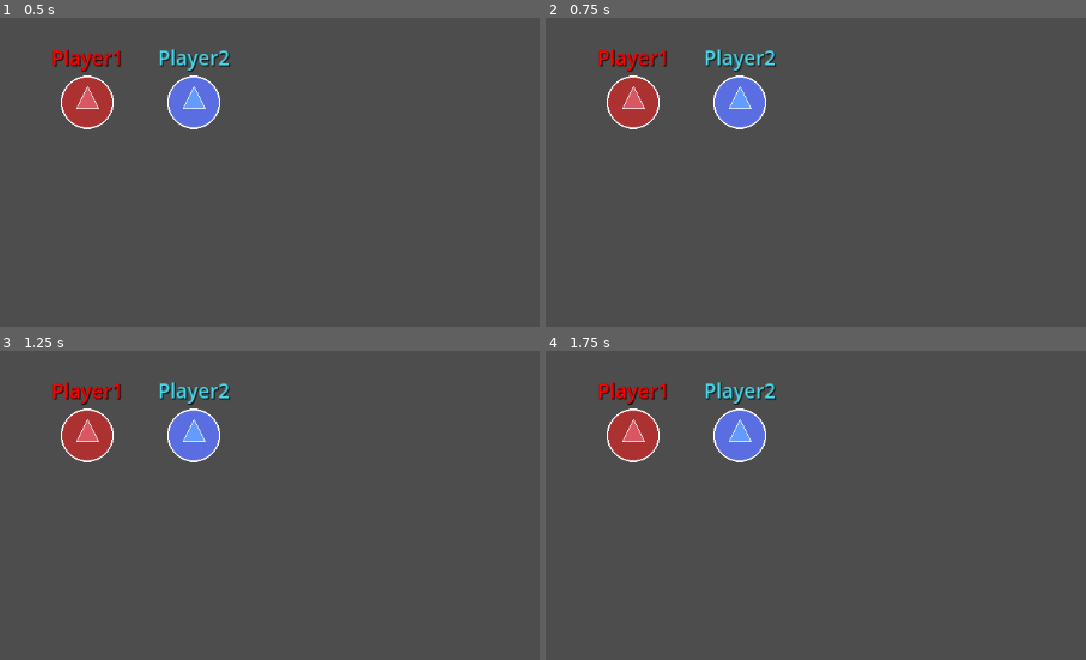
Above: before the commit, frames 1-4 (two rows, left to right).
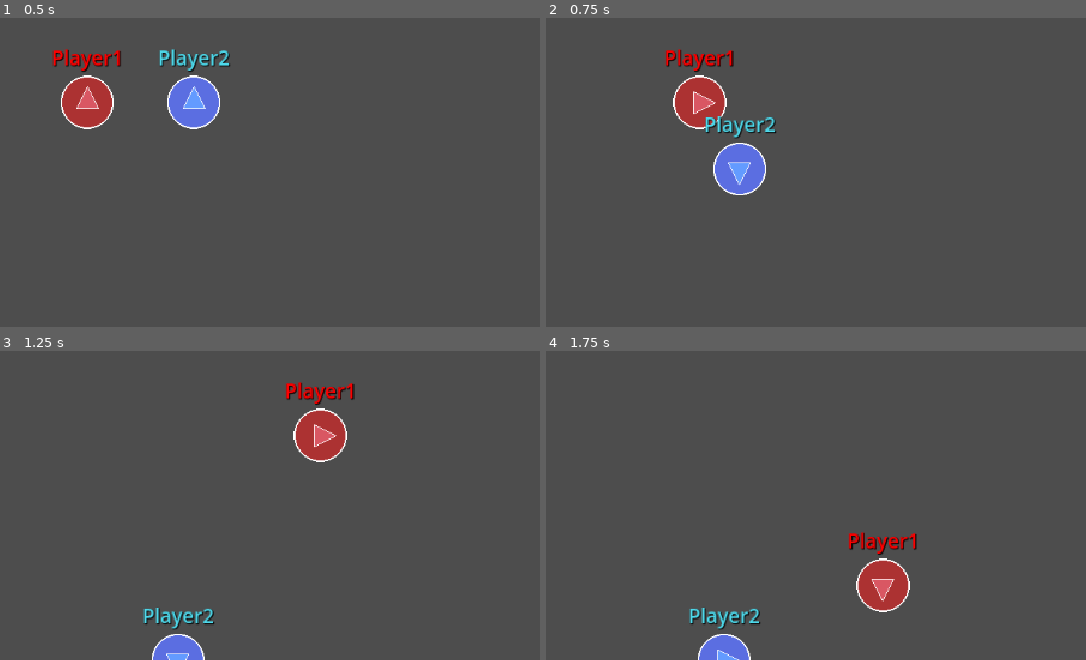
Above: after the commit, the same moments.

Repository: S2009-dev/animated-couscous
Game: Godot game, scene res://objects/scenes/players.tscn
Same seed, same stepped clock (60 frames per second), same inputs: the game is played once before the commit and once after it. The project has no main scene, so this scene is started directly.
Inputs:
- Up to frame 1 (0.5 s): no input
- Up to frame 2 (0.75 s): tap Enter at 0.5 s; hold D (player1_right) from 0.53 s (still down); hold Down (player2_down) from 0.53 s (still down)
- Up to frame 3 (1.25 s): keep holding D (player1_right); keep holding Down (player2_down); tap Left (player2_left) at 0.8 s
- Up to frame 4 (1.75 s): release D (player1_right) at 1.28 s; release Down (player2_down) at 1.28 s; hold S (player1_down) from 1.28 s (still down); tap Left (player2_left) at 1.35 s; tap Right (player2_right) at 1.55 s

Frame 1 is identical in both runs. In frame 2, 6.6% of the frame differs, in the area x 9-43%, y 10-58%; in frame 3, 6.5%; in frame 4, 6.5%.

Commit message:
feat(players): :fire: add players movements

Diff:
--- a/objects/entities/players/player_2.tscn
+++ b/objects/entities/players/player_2.tscn
@@ -1,11 +1,13 @@
-[gd_scene load_steps=3 format=3 uid="uid://bxth0c6que8bp"]
+[gd_scene load_steps=4 format=3 uid="uid://bxth0c6que8bp"]
 
+[ext_resource type="Script" uid="uid://d3i3hf4aqwxx3" path="res://scripts/entities/players/player_2.gd" id="1_e6b1r"]
 [ext_resource type="Texture2D" uid="uid://dxyfs7hbq2w61" path="res://assets/sprites/players/player2.png" id="1_gjya6"]
 
 [sub_resource type="CircleShape2D" id="CircleShape2D_3spw0"]
 radius = 32.1403
 
 [node name="Player2" type="Area2D"]
+script = ExtResource("1_e6b1r")
 metadata/_edit_group_ = true
 
 [node name="Sprite2D" type="Sprite2D" parent="."]
--- a/objects/scenes/players.tscn
+++ b/objects/scenes/players.tscn
@@ -1,8 +1,9 @@
-[gd_scene load_steps=4 format=3 uid="uid://b6khkw216qi8f"]
+[gd_scene load_steps=5 format=3 uid="uid://b6khkw216qi8f"]
 
 [ext_resource type="PackedScene" uid="uid://yi03qgjo3ayc" path="res://objects/entities/players/player_1.tscn" id="1_ttg0s"]
 [ext_resource type="Script" path="res://scripts/scenes/players.gd" id="1_ym7i4"]
 [ext_resource type="PackedScene" uid="uid://bxth0c6que8bp" path="res://objects/entities/players/player_2.tscn" id="2_ym7i4"]
+[ext_resource type="Script" uid="uid://budv22nt8mcxn" path="res://scripts/entities/players/player_1.gd" id="3_d6dms"]
 
 [node name="Players" type="Node2D"]
 script = ExtResource("1_ym7i4")
@@ -10,5 +11,6 @@
 player2_start_pos = Vector2(544, 270)
 
 [node name="Player1" parent="." instance=ExtResource("1_ttg0s")]
+script = ExtResource("3_d6dms")
 
 [node name="Player2" parent="." instance=ExtResource("2_ym7i4")]
--- /dev/null
+++ b/scripts/entities/players/player_1.gd
@@ -0,0 +1,28 @@
+extends Area2D
+
+@export var speed = 400 # Player's Speed (px/s)
+var screen_size
+
+# Called when the node enters the scene tree for the first time.
+func _ready() -> void:
+	screen_size = get_viewport_rect().size
+
+# Called every frame. 'delta' is the elapsed time since the previous frame.
+func _process(delta: float) -> void:
+	var velocity = Vector2.ZERO # Player's movement vector
+
+	if Input.is_action_pressed("player1_up"):
+		velocity.y -= 1
+	if Input.is_action_pressed("player1_down"):
+		velocity.y += 1
+	if Input.is_action_pressed("player1_left"):
+		velocity.x -= 1
+	if Input.is_action_pressed("player1_right"):
+		velocity.x += 1
+
+	if velocity.length() > 0:
+		velocity = velocity.normalized() * speed
+		$Sprite2D.rotation = atan2(velocity.y, velocity.x) + 90 * PI / 180
+
+	position += velocity * delta
+	position = position.clamp(Vector2.ZERO, screen_size)
--- /dev/null
+++ b/scripts/entities/players/player_2.gd
@@ -0,0 +1,28 @@
+extends Area2D
+
+@export var speed = 400 # Player's Speed (px/s)
+var screen_size
+
+# Called when the node enters the scene tree for the first time.
+func _ready() -> void:
+	screen_size = get_viewport_rect().size
+
+# Called every frame. 'delta' is the elapsed time since the previous frame.
+func _process(delta: float) -> void:
+	var velocity = Vector2.ZERO # Player's movement vector
+
+	if Input.is_action_pressed("player2_up"):
+		velocity.y -= 1
+	if Input.is_action_pressed("player2_down"):
+		velocity.y += 1
+	if Input.is_action_pressed("player2_left"):
+		velocity.x -= 1
+	if Input.is_action_pressed("player2_right"):
+		velocity.x += 1
+
+	if velocity.length() > 0:
+		velocity = velocity.normalized() * speed
+		$Sprite2D.rotation = atan2(velocity.y, velocity.x) + 90 * PI / 180
+
+	position += velocity * delta
+	position = position.clamp(Vector2.ZERO, screen_size)
Not shown, added: scripts/entities/players/player_1.gd.uid
Not shown, added: scripts/entities/players/player_2.gd.uid
Not shown, removed: scripts/entities/.gitkeep
